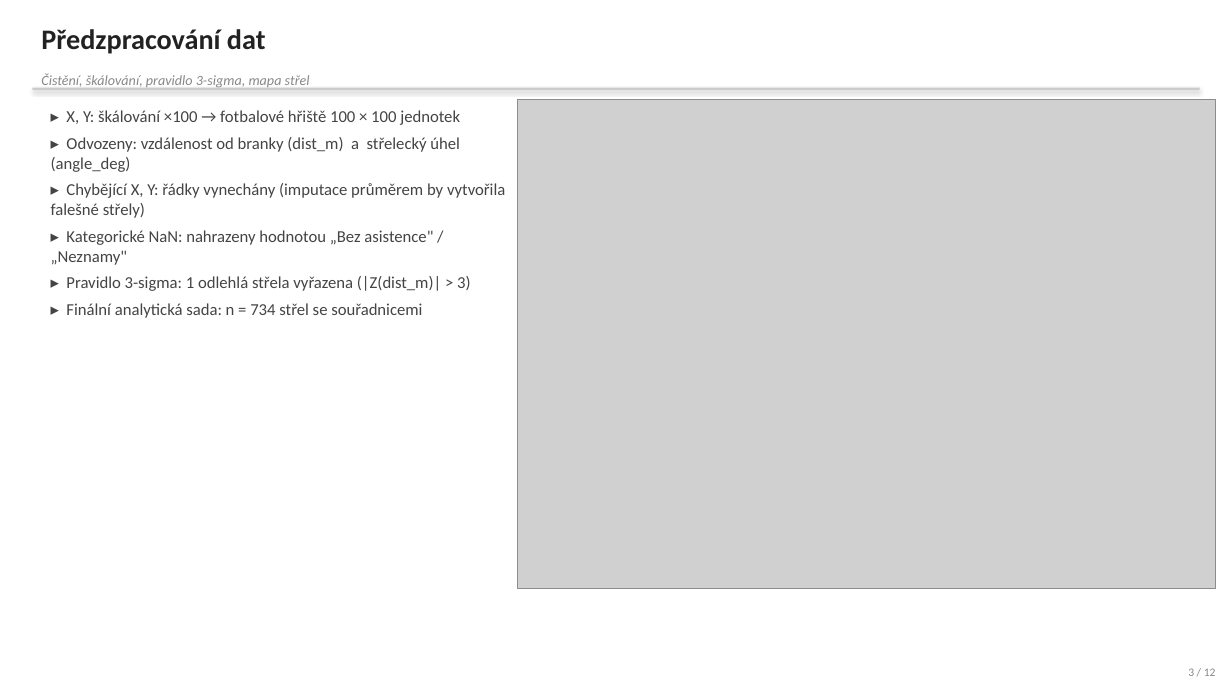
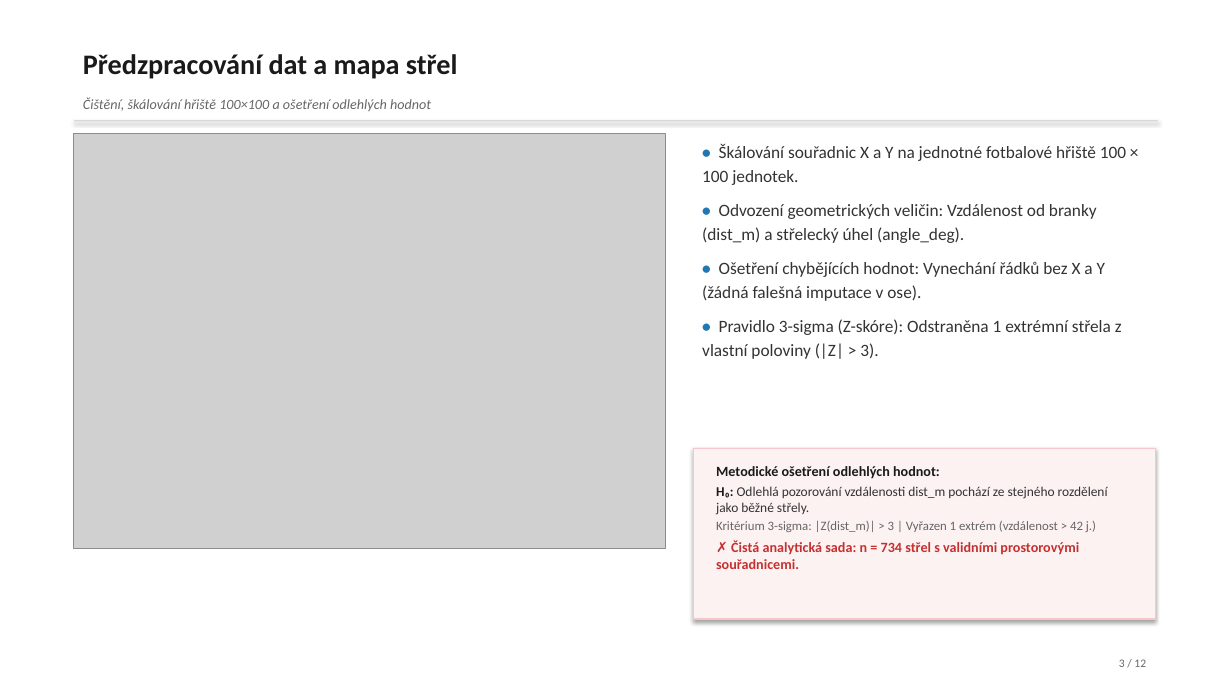
Before and after one commit to jkrejcikova/VMM_project_02, a slide deck: slide 3 of prezentace/prezentace_strelecka_uspesnost.pptx. Drawn at 1232x693 pixels with LibreOffice and Linux fonts; fonts in the diff are those of the drawing; grey boxes stand for pictures. Boxes give left, top, right and bottom in pixels: in the first picture for what was removed or moved away, otherwise in the second. Text is boxed around its words. In the diff, an @@ line names an element or a change of style, - is before the commit and + after.

Commit message:
Cisty minimalisticky design grafu a prezentace
1. Grafy (kody/analyza_strelecka_uspesnost.py):
- Hriste (01_mapa_strel, 06b_mapa_shluku): ciste BILE pozadi (#FFFFFF), sede cary (#b0b0b0, lw=1.2), body alpha=0.35 (goly #d62728, nezakonceny #1f77b4)
- Korelace (03_korelacni_heatmapa): plna Spearmanova matice bez orezavani maskou, velke citelne cisla a popisky
- Normalita (02_normalita_histogramy_qq): 1x2 velke prehledne grafy (histogram dist_m s normalni krivkou vlevo, Q-Q vpravo)
- PCA biplot (05b_biplot_pca): zkracene meritko sipek (scale=2.2), rozsirene meze, popisky nepretekaji pres okraj
- Forest plot (07b_forest_plot): logaritmicka osa X (ax.set_xscale('log')), xG nesmrska ostatni promenne
- Tukey HSD (04b_tukey_hsd): diagram 95% IS rozdilu prumeru

2. Prezentace (kody/vytvor_prezentaci.py):
- VSECHNY snimky 1 az 12 maji ciste BILE pozadi (#FFFFFF)
- Zahlavi: cerny tucny text vlevo nahore + tenka seda linka
- Obrazky: zadavana POUZE sirka (width=Inches(6.4)), pomer stran zachovan bez deformace
- Symetricke 50/50 rozvrzeni: vlevo velky graf, vpravo max 3-4 strucne odrazky a decentni ramecek s H0/H1 a vysledkem testu

```diff
--- a/prezentace/prezentace_strelecka_uspesnost.pptx
+++ b/prezentace/prezentace_strelecka_uspesnost.pptx
@@ text at bbox=[83, 54, 458, 79]: text changed; text colour #222222 to #1A1A1A @@
-Předzpracování dat
+Předzpracování dat a mapa střel
@@ text removed at bbox=[51, 110, 505, 318] @@
-▸ X, Y: škálování ×100 → fotbalové hřiště 100 × 100 jednotek
-▸ Odvozeny: vzdálenost od branky (dist_m) a střelecký úhel (angle_deg)
-▸ Chybějící X, Y: řádky vynechány (imputace průměrem by vytvořila falešné střely)
-▸ Kategorické NaN: nahrazeny hodnotou „Bez asistence" / „Neznamy"
-▸ Pravidlo 3-sigma: 1 odlehlá střela vyřazena (|Z(dist_m)| > 3)
-▸ Finální analytická sada: n = 734 střel se souřadnicemi
@@ text at bbox=[83, 97, 431, 111]: text changed; text colour #888888 to #666666 @@
-Čistění, škálování, pravidlo 3-sigma, mapa střel
+Čištění, škálování hřiště 100×100 a ošetření odlehlých hodnot
@@ picture removed at bbox=[518, 100, 1215, 589] @@
@@ rectangle: place and size @@
-rectangle at bbox=[32, 88, 1200, 91]
+rectangle at bbox=[74, 120, 1158, 121]
@@ rectangle at bbox=[74, 120, 1158, 121]: fill #CCCCCC to #D8D8D8 @@
@@ picture added at bbox=[74, 134, 665, 548] @@
@@ text added at bbox=[702, 144, 1126, 359], 13.5 pt, text #333333 @@
+• Škálování souřadnic X a Y na jednotné fotbalové hřiště 100 × 100 jednotek.
+• Odvození geometrických veličin: Vzdálenost od branky (dist_m) a střelecký úhel (angle_deg).
+• Ošetření chybějících hodnot: Vynechání řádků bez X a Y (žádná falešná imputace v ose).
+• Pravidlo 3-sigma (Z-skóre): Odstraněna 1 extrémní střela z vlastní poloviny (|Z| > 3).
@@ rectangle added at bbox=[693, 448, 1155, 619], fill #FDF2F2, outline #F5C6CB 1 pt @@
@@ text added at bbox=[716, 466, 1108, 569], 11 pt, text #333333 @@
+Metodické ošetření odlehlých hodnot:
+H₀: Odlehlá pozorování vzdálenosti dist_m pochází ze stejného rozdělení jako běžné střely.
+Kritérium 3-sigma: |Z(dist_m)| > 3 | Vyřazen 1 extrém (vzdálenost > 42 j.)
+✗ Čistá analytická sada: n = 734 střel s validními prostorovými souřadnicemi.
@@ text "3 / 12": place and size @@
-text "3 / 12" at bbox=[1188, 668, 1216, 676]
+text "3 / 12" at bbox=[1119, 659, 1146, 667]
@@ text "3 / 12" at bbox=[1119, 659, 1146, 667]: text colour #888888 to #666666 @@
```
Also in this commit, not shown: 5 other slides changed, 6 slides added, 6 slides removed, 16 other files.
